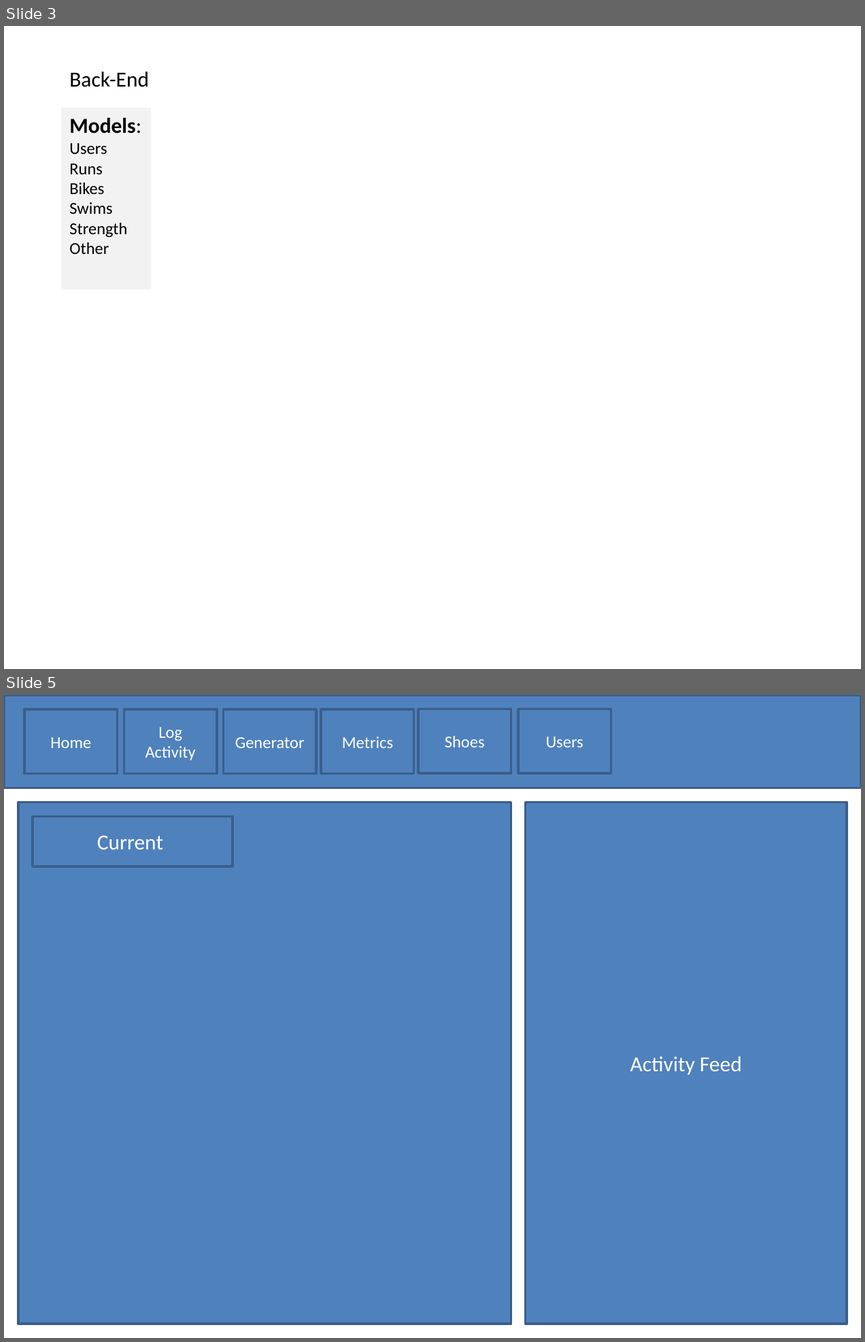
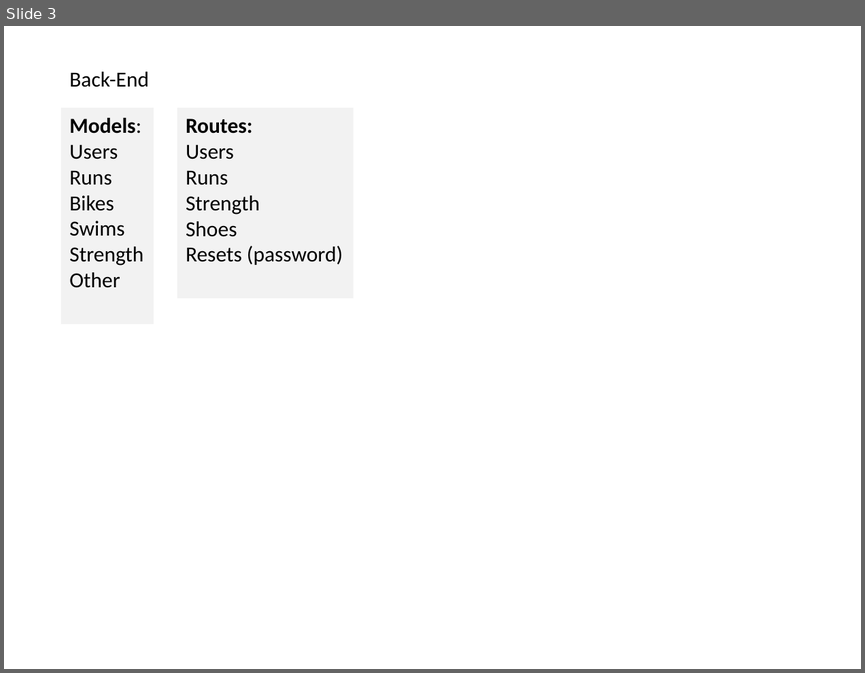
Before and after one commit to curtisyungen/outwork-1.0, a slide deck: Outline.pptx. Shown one above the other, each under a label of ours: slides 3 and 5 before the commit, slide 3 after it; the slides between them are not shown. The pictures are 865x1342 and 865x673 pixels, drawn with LibreOffice and Linux fonts; fonts in the diff are those of the drawing. Boxes give left, top, right and bottom in pixels: in the first picture for what was removed or moved away, otherwise in the second. Text is boxed around its words. In the diff, an @@ line names an element or a change of style, - is before the commit and + after.

```diff
--- a/Outline.pptx
+++ b/Outline.pptx
@@ slide 5 removed at box(4, 695, 861, 1338), background #FFFFFF @@
@@ rectangle removed at box(4, 695, 861, 787) @@
@@ rectangle removed at box(24, 709, 117, 774) @@
-Home
@@ rectangle removed at box(124, 709, 216, 774) @@
-Log Activity
@@ rectangle removed at box(224, 709, 316, 774) @@
-Generator
@@ rectangle removed at box(321, 709, 413, 774) @@
-Metrics
@@ rectangle removed at box(418, 709, 511, 773) @@
-Shoes
@@ rectangle removed at box(518, 709, 611, 773) @@
-Users
@@ rectangle removed at box(18, 802, 511, 1323) @@
@@ rectangle removed at box(33, 817, 232, 866) @@
-Current
@@ rectangle removed at box(525, 802, 847, 1323) @@
-Activity Feed
@@ slide 3 changed as well @@
@@ rectangle "Models:": place and size @@
-rectangle "Models:" at box(61, 108, 152, 289)
+rectangle "Models:" at box(61, 108, 154, 323)
@@ rectangle added at box(177, 108, 354, 297), fill #F2F2F2, 18 pt, text #000000 @@
+Routes:
+Users
+Runs
+Strength
+Shoes
+Resets (password)
@@ text in rectangle at box(69, 144, 143, 288): size 14 to 18 pt in "Users", "Runs", "Bikes", "Swims" and 2 more places @@
```
Also in this commit, not shown: 3 other slides changed.
